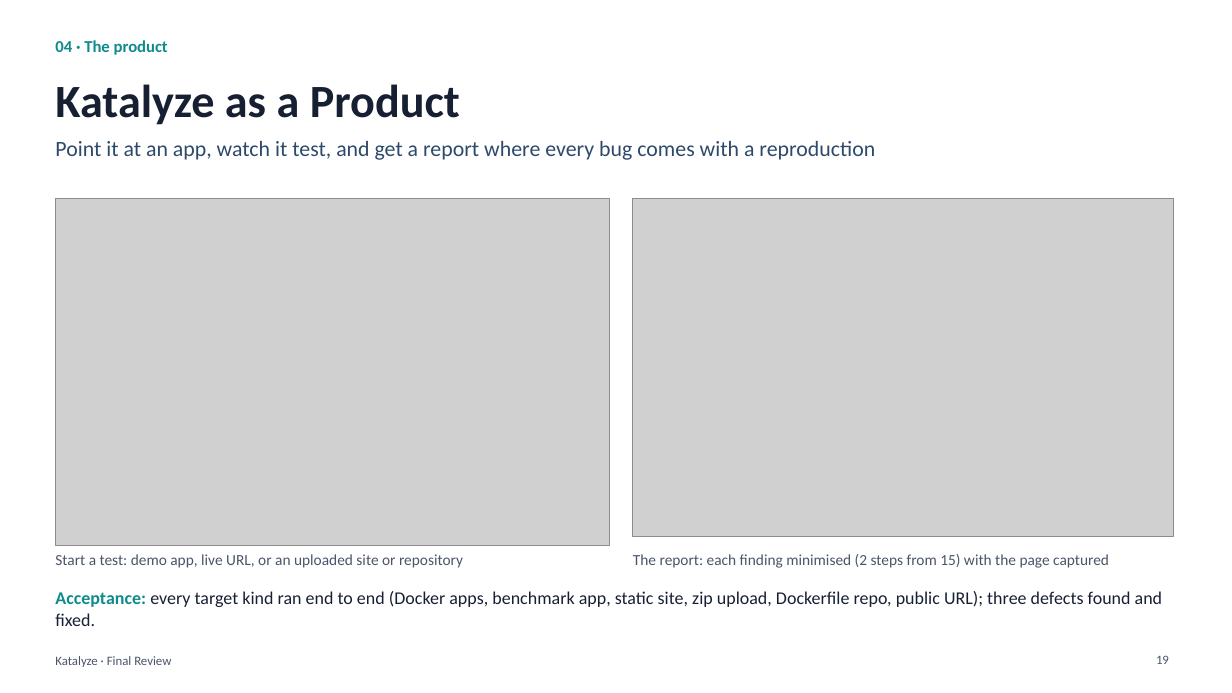
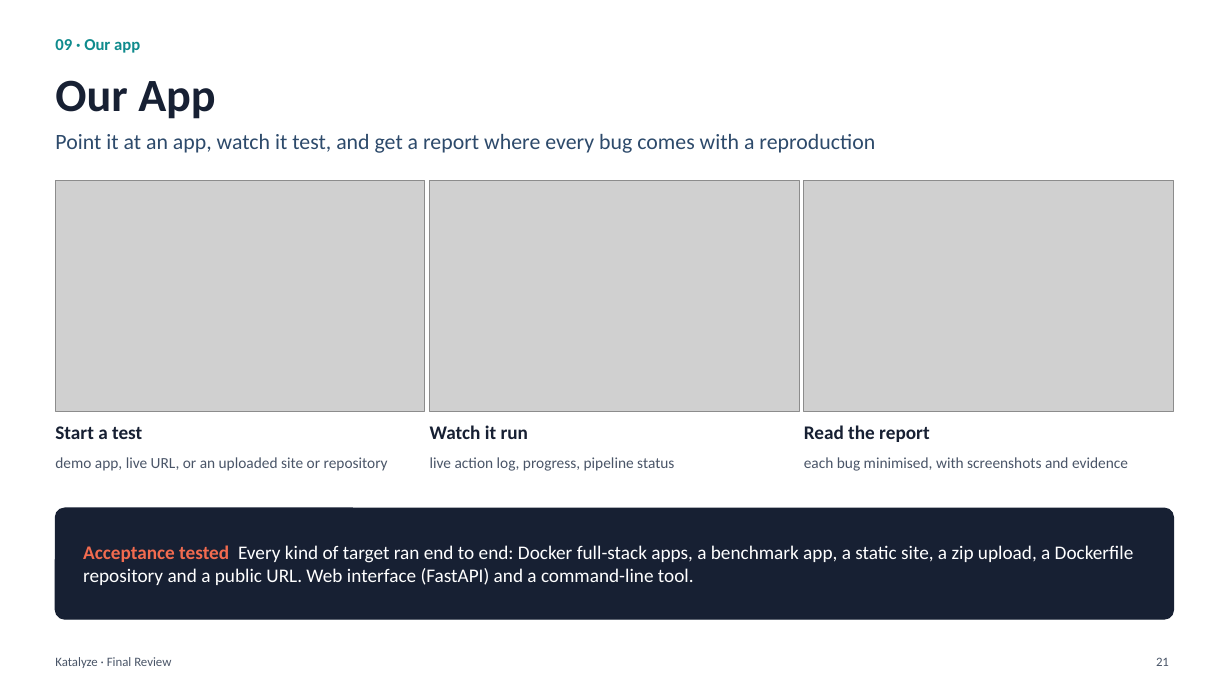
Before and after one commit to Rustlogan2k/Autonomous-web-testing-agent, a slide deck: slide 21 of Katalyze_Final_Review.pptx (slide 19 before the commit). Drawn at 1232x693 pixels with LibreOffice and Linux fonts; fonts in the diff are those of the drawing; grey boxes stand for pictures. Boxes give left, top, right and bottom in pixels: in the first picture for what was removed or moved away, otherwise in the second. Text is boxed around its words. In the diff, an @@ line names an element or a change of style, - is before the commit and + after.

```diff
--- a/Katalyze_Final_Review.pptx
+++ b/Katalyze_Final_Review.pptx
@@ text removed at (55, 40, 168, 55) @@
-04 · The product
@@ text added at (55, 39, 140, 53), 13 pt, text #0F8B8D, bold @@
+09 · Our app
@@ title removed at (55, 84, 460, 125) @@
-Katalyze as a Product
@@ title added at (55, 80, 215, 119), 36 pt, text #172033, bold @@
+Our App
@@ text "Point it at an app, ...": place and size @@
-text "Point it at an app, ..." at (55, 141, 875, 160)
+text "Point it at an app, ..." at (55, 134, 875, 153)
@@ picture: place and size @@
-picture at (55, 199, 610, 545)
+picture at (55, 180, 425, 411)
@@ picture added at (430, 180, 799, 411) @@
@@ picture: place and size @@
-picture at (633, 199, 1174, 537)
+picture at (804, 180, 1174, 411)
@@ text added at (55, 426, 142, 439), 15 pt, text #172033, bold @@
+Start a test
@@ text added at (430, 425, 528, 439), 15 pt, text #172033, bold @@
+Watch it run
@@ text added at (804, 425, 929, 442), 15 pt, text #172033, bold @@
+Read the report
@@ text at (55, 457, 388, 471): text changed @@
-Start a test: demo app, live URL, or an uploaded site or repository
+demo app, live URL, or an uploaded site or repository
@@ text added at (430, 457, 674, 471), 12 pt, text #4A5568 @@
+live action log, progress, pipeline status
@@ text added at (804, 457, 1128, 471), 12 pt, text #4A5568 @@
+each bug minimised, with screenshots and evidence
@@ rounded rectangle added at (55, 508, 1174, 619), fill #172033, outline #172033 1 pt @@
@@ text "Acceptance tested Every kind of ..." at (83, 545, 1134, 585): vertical alignment top to middle @@
@@ text at (83, 545, 1134, 585): text changed; size 14 to 15 pt; text colour #172033 to #FFFFFF @@
-Acceptance: every target kind ran end to end (Docker apps, benchmark app, static site, zip upload, Dockerfile repo, public URL); three defects found and fixed.
+Acceptance tested Every kind of target ran end to end: Docker full-stack apps, a benchmark app, a static site, a zip upload, a Dockerfile repository and a public URL. Web interface (FastAPI) and a command-line tool.
@@ text removed at (633, 554, 1109, 568) @@
-The report: each finding minimised (2 steps from 15) with the page captured
@@ page number at (1156, 657, 1169, 666): text changed @@
-19
+21
```
Also in this commit, not shown: 11 other slides changed, 13 slides added, 12 slides removed.
